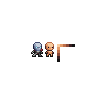
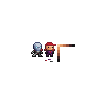
Revision of a layered 100x100 image; what changed, layer by layer:
painted on "Paint Layer 1" over [44, 42, 56, 62]
added layer "Helmet" above "Head" over [44, 42, 56, 62]
renamed "head" to "Head", painted on it over [44, 42, 56, 62]
added layer "Armor" above "torso" over [44, 42, 56, 62]
painted on "torso" over [44, 42, 56, 62]
painted on "Background" over [44, 42, 56, 62]
